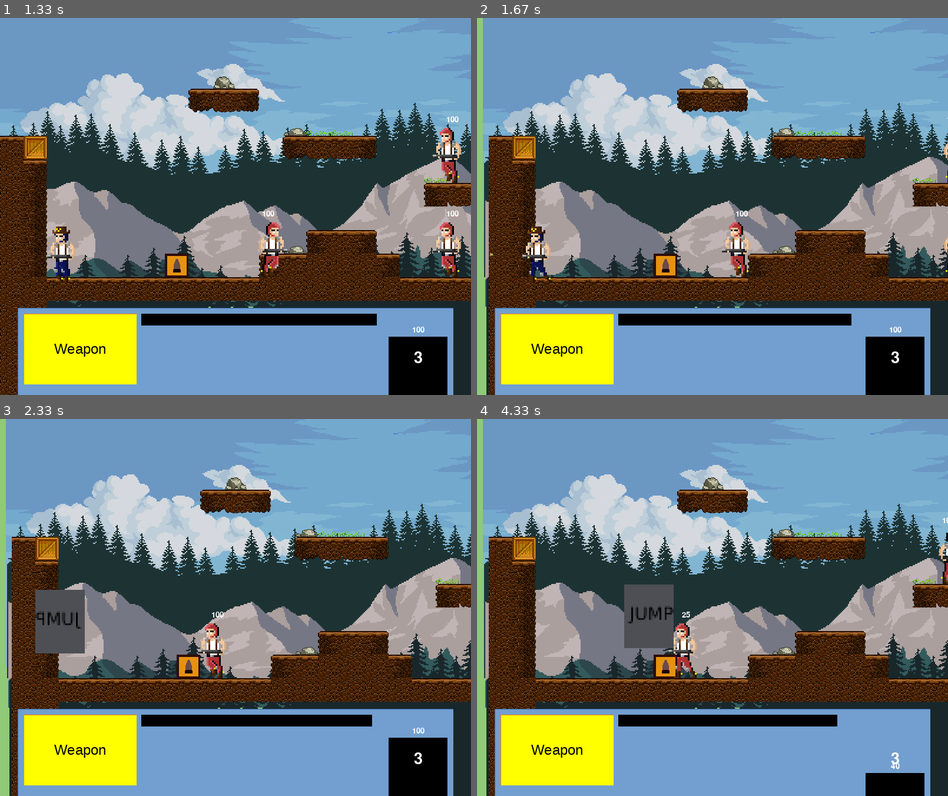
Above: before the commit, frames 1-4 (two rows, left to right).
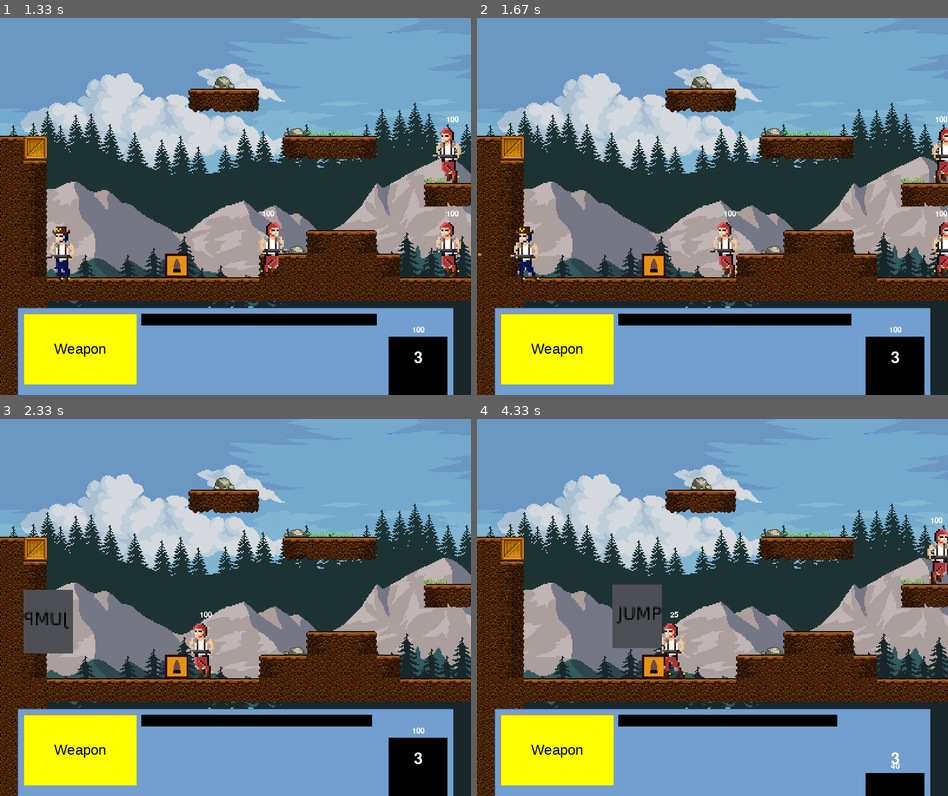
Above: after the commit, the same moments.

Repository: DevsInTheShed/pyGameJam2021
Game: pygame game, started from main.py
Same seed, same stepped clock (60 frames per second), same inputs: the game is played once before the commit and once after it.
Inputs (mouse positions are in pixels of both pictures, inside the frame that each line leads up to):
- Up to frame 1 (1.33 s): click (235, 217) at 0.38 s; click (334, 289) at 0.72 s; hold Left from 1 s (still down); move the mouse to (296, 104) at 1.03 s
- Up to frame 2 (1.67 s): release Left at 1.53 s; hold Left from 1.57 s (still down); tap Space at 1.63 s
- Up to frame 3 (2.33 s): tap Space at 1.93, 2.07 s; release Left at 1.97 s; hold Up from 2 s (still down)
- Up to frame 4 (4.33 s): release Up at 2.37 s; hold Right 2.4-3.03 s; tap Space at 2.47, 2.77, 3.13, 3.43, 3.63, 3.93, 4.13 s; hold Left 3.07-3.53 s; hold Right 3.57-4.03 s; hold Up from 4.07 s (still down)

Frame 1 is identical in both runs. In frame 2, 22% of the frame differs, in the area x 0-100%, y 0-100%; in frame 3, 22%; in frame 4, 23%.

Commit message:
fix: stop from scrolling to end

Diff:
--- a/game/player.py
+++ b/game/player.py
@@ -1,7 +1,7 @@
 from pygame.sprite import RenderUpdates
 from game.weapons import Weapon
 import pygame
-from game.globals import PlayerSprites, SCREEN, ScrollThreashold,ShotgunImg
+from game.globals import PlayerSprites, SCREEN, ScrollThreashold,ShotgunImg, TileSize
 from game.character import Character
 
 class Player(Character):
@@ -37,17 +37,18 @@
         self.alive = True
         self.update_action(self.actions.jump)
 
-    def move(self, move_left, move_right):
+    def move(self, move_left, move_right, scroll, length):
         super().move(move_left, move_right)
 
         #handle screen scroll on player
-        if self.rect.right > SCREEN.width - ScrollThreashold or self.rect.left < ScrollThreashold:
+        if (self.rect.right > SCREEN.width - ScrollThreashold and scroll < (length * TileSize) - SCREEN.width) \
+            or (self.rect.left < ScrollThreashold and scroll > abs(self.delta_x)):
             self.rect.x -= self.delta_x
             return -self.delta_x
         else:
             return 0
 
-    def draw(self):
+    def draw(self, scroll, length):
         self.update()
 
         if self.alive:
@@ -59,7 +60,7 @@
                 self.update_action(self.actions.run)
             else:
                 self.update_action(self.actions.idle)
-            screenScroll = self.move(self.state[pygame.K_LEFT], self.state[pygame.K_RIGHT])
+            screenScroll = self.move(self.state[pygame.K_LEFT], self.state[pygame.K_RIGHT], scroll, length)
             bgScroll = screenScroll
 
         super().draw()
--- a/game/world.py
+++ b/game/world.py
@@ -15,9 +15,11 @@
         self.collectables = pygame.sprite.Group()
         self.decorators = pygame.sprite.Group()
         self.water = pygame.sprite.Group()
+        self.length = 0
 
     def processData(self, data):
         # iterate through level data
+        self.length = len(data[0])
         for y, row in enumerate(data):
             for x, tile in enumerate(row):
                 if tile >= 0:
--- a/level/level1.py
+++ b/level/level1.py
@@ -48,7 +48,7 @@
         self.world.draw(self.ScreenScroll)
 
         if self.player.alive:
-            self.ScreenScroll, bgScroll = self.player.draw()
+            self.ScreenScroll, bgScroll = self.player.draw(self.BgScroll, self.world.length)
             self.BgScroll -= bgScroll
         else:
             if self.player.lives > 0:
